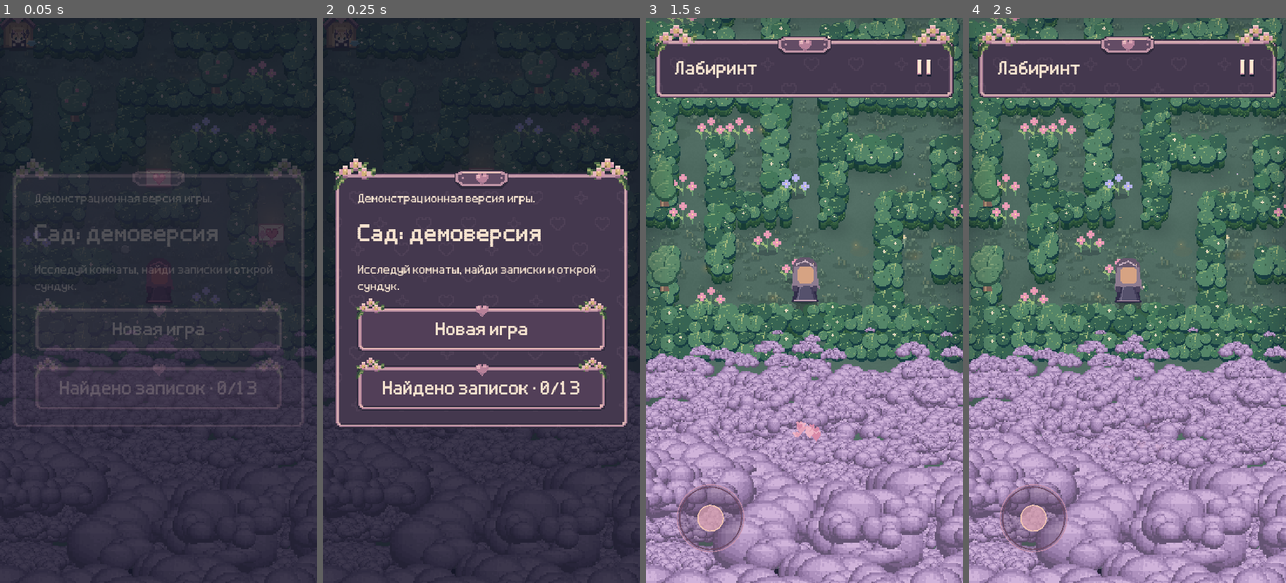
Above: before the commit, frames 1-4 (left to right).
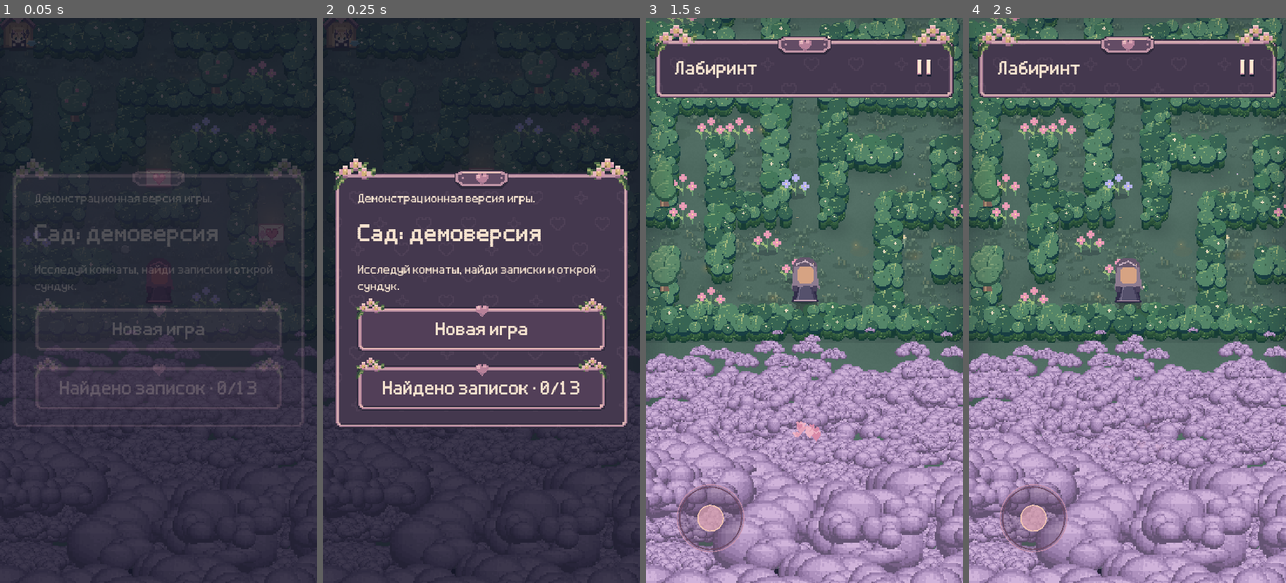
Above: after the commit, the same moments.

Repository: NQUAREx/dina-lovely
Game: Godot game, scene res://main.tscn
The game is run twice, just before and just after one commit, with the same random seed, the same clock (stepped at 60 frames per second) and the same inputs. Sound files missing from this copy of the repository are replaced by a short silence.
Inputs:
- Up to frame 1 (0.05 s): no input
- Up to frame 2 (0.25 s): no input
- Up to frame 3 (1.5 s): click "Новая игра" at 0.5 s; click "Пойдём" at 1.25 s
- Up to frame 4 (2 s): no input

The runs differ from the first frame. In frame 1, less than 0.1% of the frame differs, in the area x 2-91%, y 56-60%; in frame 2, less than 0.1%; in frame 3, 2.5%, in the area x 0-100%, y 54-62%; in frame 4, 2.5%.

Commit message:
Remove all extra boundary rows and restore single-row rooms and corridors

Diff:
--- a/scripts/boundary_backdrop.gd
+++ b/scripts/boundary_backdrop.gd
@@ -20,54 +20,6 @@
  if layout.mirror and owner in [1,3]:g.draw_set_transform(Vector2.ZERO)
 func draw()->void:
  if g.level in [0,3]:draw_extended_grass()
- var width:int=g.grid[0].length()
- var height:int=g.grid.size()
- # One outer band: nested rings used to stamp the same cells twice.
- for ring in [2]:
-  for y in range(5-ring,height-5+ring):
-   for x in range(-ring,width+ring):
-    if x>=0 and x<width and y>=5 and y<height-5:continue
-    var center:=15 if g.level==0 and y<5 else 13
-    if (y<5 and g.level<6 or y>=height-5 and g.level>0) and absi(x-center)<=4:continue
-    var p:Vector2=g.screen(Vector2(x+.5,y+.5)*48)
-    # Junction aprons exist in both cached rooms; their material follows
-    # the same upper-room owner as the shared corridor, never active level.
-    var owner:int=g.boundary_room(y) if g.corridor_row(y) else g.level
-    if not g.corridor_row(y) and owner!=1:continue
-    stamp(owner,p)
-
-func draw_outer_hedge(front:bool=false)->void:
- if g.hedge_field==null:return
- var width:float=g.grid[0].length()*48
- var height:float=g.grid.size()*48
- for crown in g.hedge_field.crowns:
-  var base:Vector2=crown.base
-  var offsets:Array[Vector2]=[]
-  if base.x<48:offsets.append(Vector2(-48,0))
-  if base.x>width-48:offsets.append(Vector2(48,0))
-  if base.y<6*48 and absf(base.x-15.5*48)>120:offsets.append(Vector2(0,-48))
-  if base.y>height-6*48:offsets.append(Vector2(0,48))
-  for offset in offsets:
-   if (offset.y>0)!=front:continue
-   var centre:Vector2=g.screen((base+offset).round()-Vector2(0,16))
-   if not g.get_viewport_rect().grow(48).has_point(centre):continue
-   var id:int=g.sprites["crown_leaf_"+str(crown.variant)]
-   var radius:float=roundf(crown.radius*1.48)
-   g.draw_texture_rect_region(g.atlas,Rect2(centre-Vector2.ONE*radius,Vector2.ONE*radius*2),Rect2(Vector2(id%16*32+8,id/16*48+24),Vector2(17,17)))
-
-func masonry_cells()->Array[Dictionary]:
- var cells:Array[Dictionary]=[]
- var width:int=g.grid[0].length()
- var height:int=g.grid.size()
- if g.level in [2,4,5,6]:
-  var left:int=8 if g.level==2 else 0
-  var right:int=18 if g.level==2 else width-1
-  for y in range(4,height-4):
-   for x in range(left-1,right+2):
-    if x>=left and x<=right and y>=5 and y<height-5:continue
-    if (y<5 or y>=height-5) and absi(x-13)<=2:continue
-    cells.append({"kind":"boundary_wall","id":"","pos":Vector2(x+.5,y+.5)*48,"owner":g.level,"wall":true})
- return cells
 
 func draw_extended_grass()->void:
  if g.grass_texture==null:return
@@ -103,11 +55,11 @@
   g.level=owner;g.grid=map;g.camera=old_camera+offset
   # Reset the shared floor under wall chamfers, including extended grass.
   for y in range(height-5,height+5):
-   for x in [9,10,11,15,16,17]:
+   for x in [11,15]:
     var p:Vector2=g.screen(Vector2(x,y)*48)
     g.draw_texture_rect_region(g.ground,Rect2(p,Vector2(48,48)),Rect2(24,0,24,24))
   for y in range(height-5,height+5):
-   for x in [9,10,11,15,16,17]:
+   for x in [11,15]:
     stamp(owner,g.screen(Vector2(x+.5,y+.5)*48))
   # Lower room front row covers the final corridor block face at the corner.
   if owner>1 and g.room_cache.has(owner-1):
--- a/scripts/earth_boundary.gd
+++ b/scripts/earth_boundary.gd
@@ -15,12 +15,9 @@
  var source_size:=Vector2(texture.get_width(),PAD+(g.grid.size()-5)*24)
  g.draw_texture_rect_region(texture,Rect2(g.screen(Vector2(-PAD,-PAD)*PIXEL),source_size*PIXEL),Rect2(Vector2.ZERO,source_size))
 func wall(x:int,y:int)->bool:
- if y>=g.grid.size()-5 and y<g.grid.size()+5:return x in [9,10,11,15,16,17]
- if y<3 or y>=g.grid.size()-3 or x< -2 or x>=g.grid[0].length()+2:return false
- var cy:=clampi(y,5,g.grid.size()-6)
- var cx:=clampi(x,0,g.grid[0].length()-1)
- if y!=cy and absi(x-13)<=2:return false
- return g.grid[cy][cx]=="#" and not g.gate_junctions.skip_wall(Vector2i(cx,cy))
+ if y>=g.grid.size()-5 and y<g.grid.size()+5:return x in [11,15]
+ if y<5 or y>=g.grid.size()-5 or x<0 or x>=g.grid[0].length():return false
+ return g.grid[y][x]=="#" and not g.gate_junctions.skip_wall(Vector2i(x,y))
 
 func polygon(image:Image,points:PackedVector2Array,colour:Color)->void:
  var bounds:=Rect2(points[0],Vector2.ZERO)
@@ -106,8 +103,8 @@
  if not cache.has(key):cache[key]=bake()
  g.grid=old_grid;g.objects=old_objects
  var texture:Texture2D=cache[key]
- for x in [9*48,15*48-12]:
+ for x in [11*48,15*48-12]:
   var start:=Vector2(x,height-5*48)
-  var size:=Vector2(3*48+12,10*48-24)
+  var size:=Vector2(48+12,10*48-24)
   # Stop at the lower room wall roof, before its foreground cap.
   g.draw_texture_rect_region(texture,Rect2(g.screen(start+origin),size),Rect2(start/2+Vector2.ONE*PAD,size/2))
--- a/scripts/game.gd
+++ b/scripts/game.gd
@@ -2408,7 +2408,6 @@
 	var to := Vector2i((camera+view/2)/TILE)+Vector2i(3,4)
 	var renderables: Array[Dictionary] = []
 	if not drawing_neighbor:renderables=draw_corridor_extensions()
-	renderables.append_array(boundary_backdrop.masonry_cells())
 	for y in range(maxi(0,from.y),mini(grid.size(),to.y)):
 		for x in range(maxi(0,from.x),mini(grid[0].length(),to.x)):
 			if grid[y][x]==" " or (drawing_neighbor and corridor_row(y)): continue
@@ -2516,7 +2515,6 @@
 			var pos:=screen(crown.base+crown.offset)
 			draw_texture_rect(glow,Rect2(pos-Vector2(r+11,r*.95),Vector2(r*2+22,r*2+12)),false,Color(0,0,0,.7))
 		draw_hedge_body(Rect2(camera-view/2-Vector2(48,96),view+Vector2(96,192)))
-		if level==0:boundary_backdrop.draw_outer_hedge(false)
 		# Each tree has one visible crown/trunk layer, sorted with the heroine below.
 		draw_hedge_canopy(visible_crowns,-1)
 
@@ -2534,9 +2532,7 @@
 	for item in renderables:
 		var p := screen(item.pos)
 		var kind: String = "tree" if item.kind=="tree_apples" and item.id in save_data.eaten else item.kind
-		if kind=="boundary_wall":
-			boundary_backdrop.stamp(int(item.owner),p)
-		elif kind=="player":
+		if kind=="player":
 			if drawing_neighbor:
 				if hedge_field!=null:draw_hedge_canopy(visible_crowns,1)
 				continue
@@ -4126,7 +4122,6 @@
 			var pose:Vector3=hedge_field.draw_poses[marker]
 			draw_texture_rect(stone_peek,Rect2(Vector2(pose.x,pose.y)-Vector2.ONE*pose.z,Vector2.ONE*pose.z*2),false)
 	draw_set_transform(Vector2.ZERO)
-	if side==1 and level==0:boundary_backdrop.draw_outer_hedge(true)
 
 func draw_leaf_crown(index: int) -> void:
 	var node:Dictionary=hedge_field.crowns[index]
Not shown, changed: AGENTS.md
Not shown, changed: PROJECT_CONTEXT.md
Not shown, removed: docs/game.ef84e3adbb0f.pck
Not shown, added: docs/game.fa60c8c1c4d6.pck
Not shown, changed: docs/index.pck
